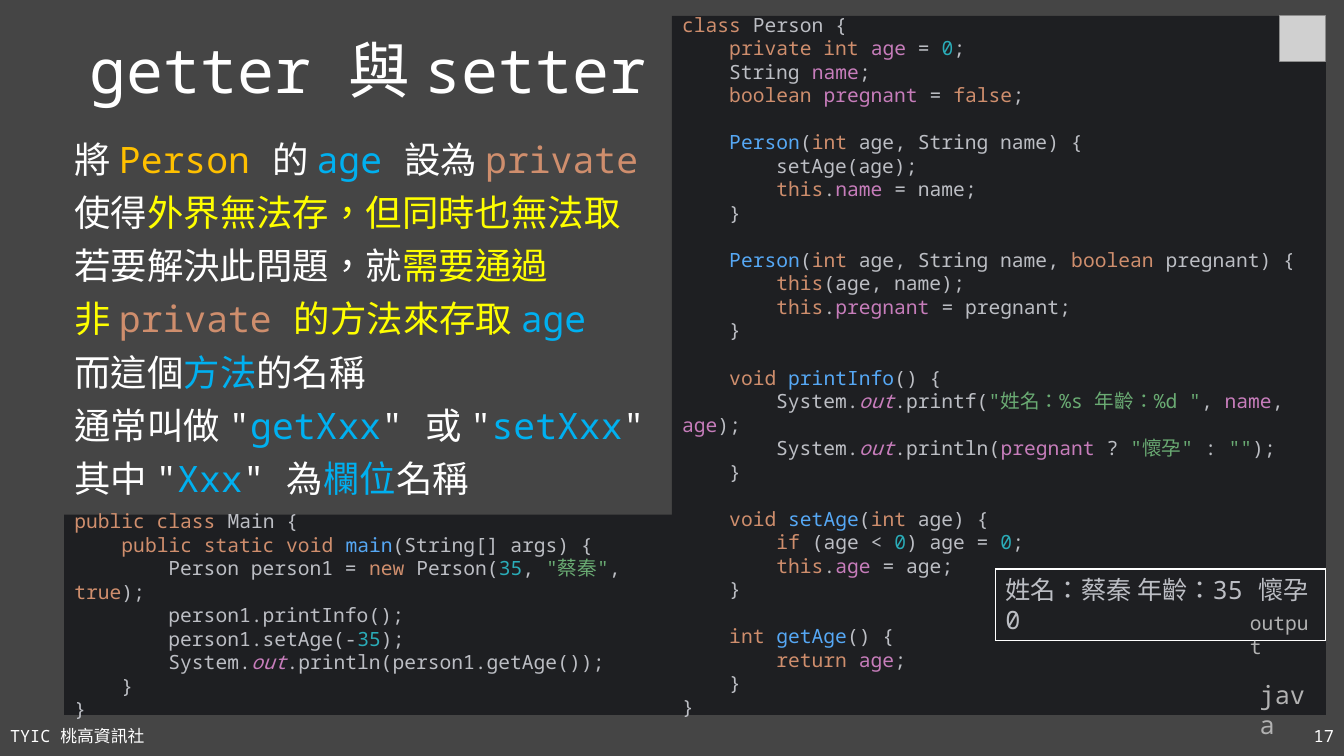
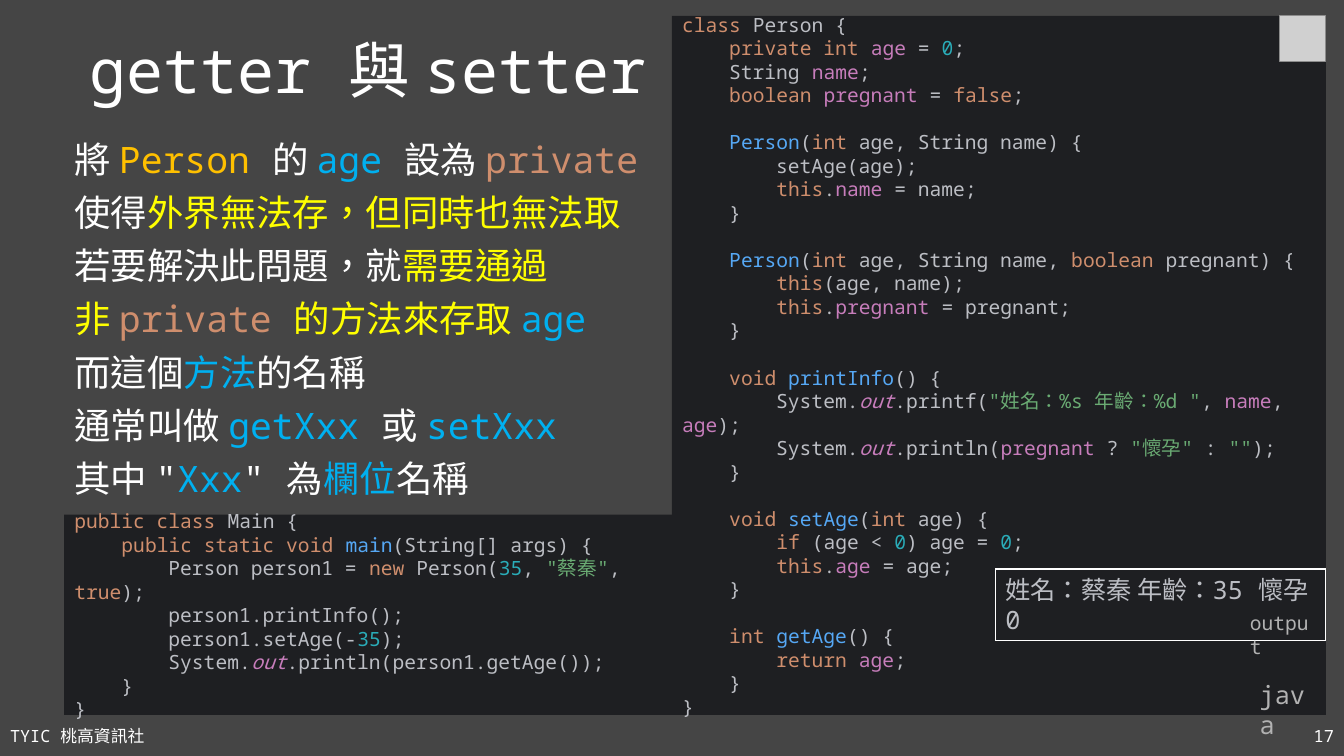
Before and after one commit to TYSHIC/slides, a slide deck: slide 17 of ppt/08_類別與物件.pptx. Drawn at 1344x756 pixels with LibreOffice and Linux fonts; fonts in the diff are those of the drawing; grey boxes stand for pictures. Boxes give left, top, right and bottom in pixels: in the first picture for what was removed or moved away, otherwise in the second. Text is boxed around its words. In the diff, an @@ line names an element or a change of style, - is before the commit and + after.

```diff
--- a/ppt/08_類別與物件.pptx
+++ b/ppt/08_類別與物件.pptx
@@ text at (x1=74, y1=408, x2=557, y2=448): text changed @@
-通常叫做 "getXxx" 或 "setXxx"
+通常叫做 getXxx 或 setXxx
```
Also in this commit, not shown: 8 other slides changed, 2 slides added, 3 other files.
